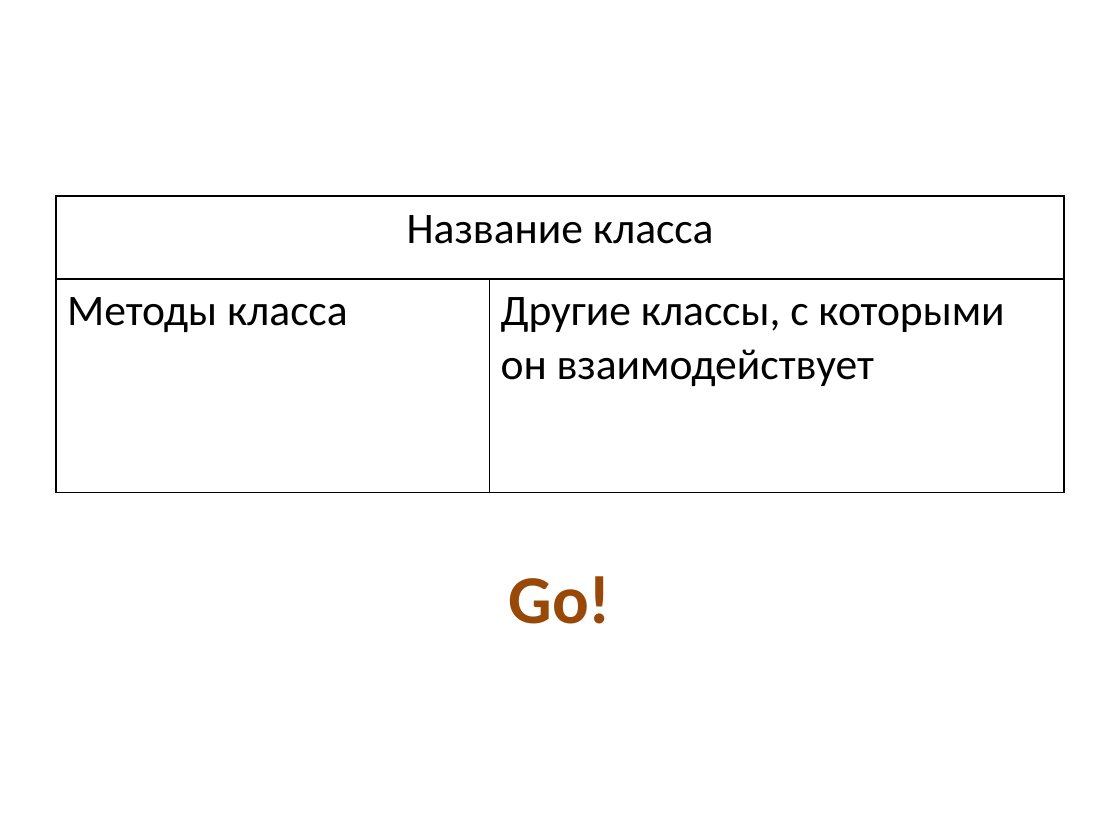
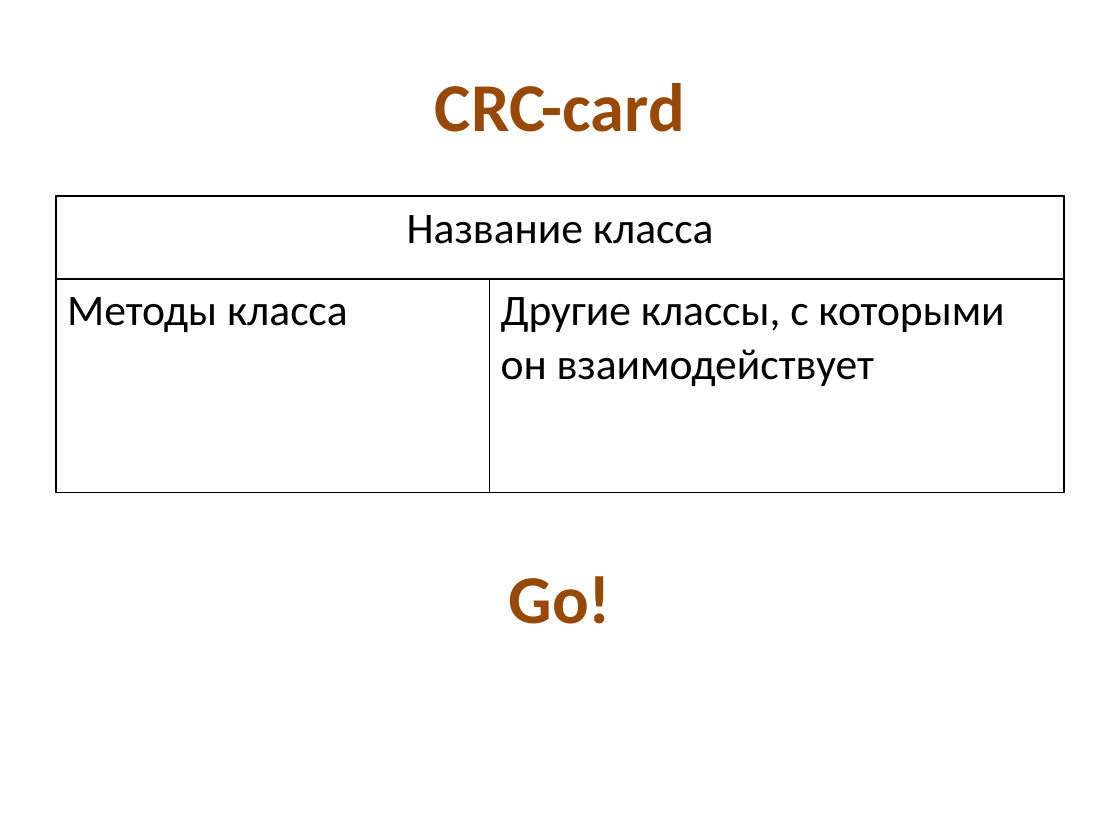
Before and after one commit to kontur-edu/2013, a slide deck: slide 11 of CodeDesign/Проектирование @ КрешКурс2013.pptx. Drawn at 1120x840 pixels with LibreOffice and Linux fonts; fonts in the diff are those of the drawing. Boxes give left, top, right and bottom in pixels: in the first picture for what was removed or moved away, otherwise in the second. Text is boxed around its words. In the diff, an @@ line names an element or a change of style, - is before the commit and + after.

```diff
--- a/CodeDesign/Проектирование @ КрешКурс2013.pptx
+++ b/CodeDesign/Проектирование @ КрешКурс2013.pptx
@@ text added at box(435, 83, 685, 132), 44 pt, text #984807, bold @@
+CRC-card
```
Also in this commit, not shown: 11 other slides changed, 6 slides added, 45 slides removed.
